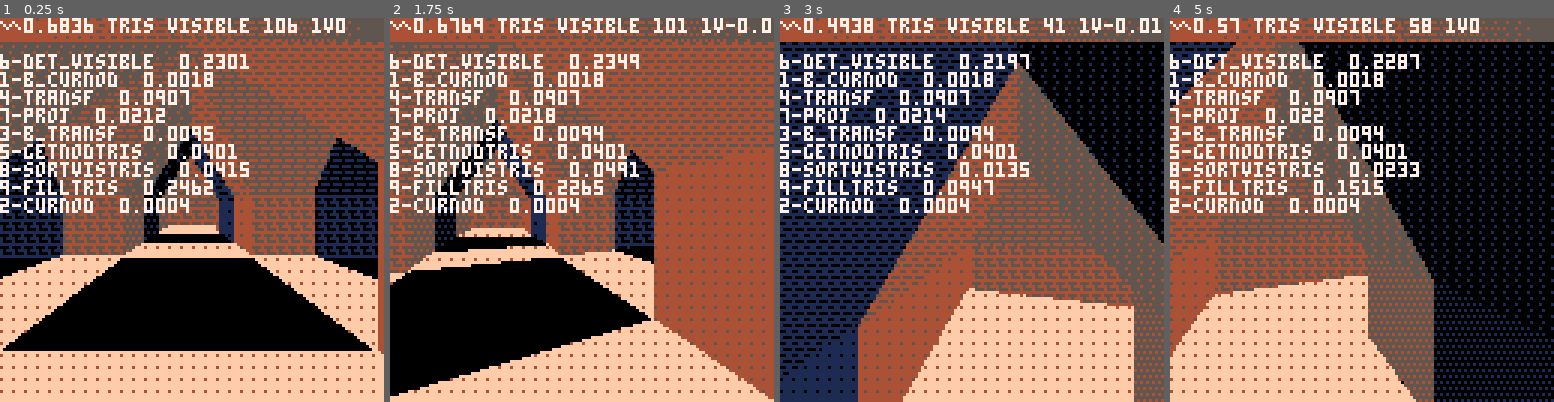
Above: before the commit, frames 1-4 (left to right).
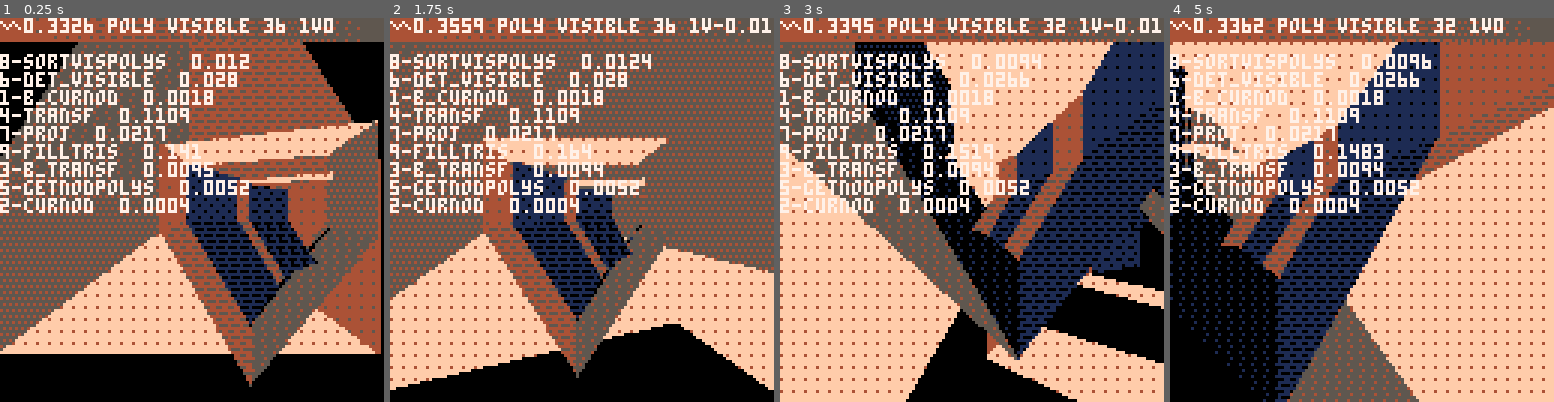
Above: after the commit, the same moments.

Repository: yourykiki/pico8
Game: PICO-8 cartridge temple.p8
The game is run twice, just before and just after one commit, with the same random seed, the same clock (stepped at 60 frames per second) and the same inputs.
Inputs:
- Up to frame 1 (0.25 s): no input
- Up to frame 2 (1.75 s): hold Right from 1.6 s (still down)
- Up to frame 3 (3 s): release Right at 2.1 s; hold Up 2.15-2.42 s; hold Right from 2.47 s (still down)
- Up to frame 4 (5 s): release Right at 3.03 s; hold Left 3.08-3.58 s; hold Down 3.63-3.97 s; hold Right 4.02-4.68 s; hold Up from 4.73 s (still down)

The runs differ from the first frame. In frame 1, 69% of the frame differs, in the area x 0-100%, y 0-100%; in frame 2, 67%; in frame 3, 78%; in frame 4, 86%.

Commit message:
convert tris definition to quad, broke t_clip function

Diff:
--- a/temple.p8
+++ b/temple.p8
@@ -118,13 +118,13 @@
   end
  }
 end
-function init_norm(_vrtx,_tris)
+function init_norm(_vrtx,_poly)
  local norms={}
- for i=1,#_tris,4 do
+ for poly in all(_poly) do
   local v1,v2,v3=
-   v_clone(_vrtx[_tris[i]]),
-   v_clone(_vrtx[_tris[i+1]]),
-   v_clone(_vrtx[_tris[i+2]])
+   v_clone(_vrtx[poly[1]]),
+   v_clone(_vrtx[poly[2]]),
+   v_clone(_vrtx[poly[3]])
 
   -- normal
   v_add(v2,v1,-1)
@@ -138,8 +138,8 @@
 function _init()
  cam=init_cam()
 -- nbvrt=#vrtx
--- init_ring()
- init_lvl()
+ init_ring()
+-- init_lvl()
 end
 
 function init_lvl()
@@ -209,26 +209,26 @@
  local da=m1:door_idx(d1)+m1.start_vrtx
  local db=m2:door_idx(d2)+m2.start_vrtx
  local mj=make_door_joint(da,db)
- return mj.tris
+ return mj.poly
 end
 --
 function init_ring()
  local pos={0,0,0}
- local a=0.05
- for i=0,19 do
+ local a,nb=0.05,20 --20
+ for i=0,nb-1 do
   local m=make_cor(pos,a*i)
-  local _tris=add_model(m)
+  local _polys=add_model(m)
 
   d={sin(a*i)*24,0,cos(a*i)*24}
   v_add(pos,d)
   if i>0 then
    local mj=make_cor_joint()
-   add_all(_tris,mj.tris)
-  end
-  add(nodes,make_node(i+1,_tris))
- end
- for i=1,20 do
-  local j=(i%20+1)
+   add_all(_polys,mj.polys)
+  end
+  add(nodes,make_node(i+1,_polys))
+ end
+ for i=1,nb do
+  local j=(i%nb+1)
   link_nodes(i,j)
  end
 end
@@ -239,15 +239,15 @@
  for k,v in pairs(mdl.vrtx) do
 	 vrtx[k+max_vrtx]=v
  end
- local mtris=mdl.tris
- for i=1,#mtris,4 do
-  mtris[i]=mtris[i]+max_vrtx
-  mtris[i+1]=mtris[i+1]+max_vrtx
-  mtris[i+2]=mtris[i+2]+max_vrtx
-  mtris[i+3]=mtris[i+3]
+ local mpolys=mdl.polys
+ for poly in all(mpolys) do
+  poly[1]=poly[1]+max_vrtx
+  poly[2]=poly[2]+max_vrtx
+  poly[3]=poly[3]+max_vrtx
+  poly[4]=poly[4]+max_vrtx
  end
  max_vrtx=#vrtx
- return mtris
+ return mpolys
 end
 
 function _update()
@@ -307,37 +307,40 @@
 
  -- testing visibles
  nb_clip=0
- local vistris,nodtris=
-  {},getnodtris(curnod)
- cpu["5-getnodtris"]=curcpu()
---print(#nodtris.tris,32,96)
- local _tris,_norms=
-  nodtris.tris,nodtris.norms
- for i=1,#_tris,4 do
-  local idx=(i-1)/4+1
-  local norm=_norms[idx]
-  local vp=v_clone(v_wrld[_tris[i]])
+ local vispolys,nodpolys=
+  {},getnodpolys(curnod)
+ cpu["5-getnodpolys"]=curcpu()
+--print(#nodpolys.poly,32,96)
+ local _polys,_norms=
+  nodpolys.polys,nodpolys.norms
+ print("#_polys"..#_polys)
+ for i=1,#_polys do --todo pairs
+  local norm,poly=_norms[i],_polys[i]
+  local vp=v_clone(v_wrld[poly[1]])
   v_add(vp,cam.pos,-1)
 
   if v_dot(norm,vp)<0 then
    -- clipping
-   local triidx={
-    _tris[i],
-    _tris[i+1],
-    _tris[i+2],
-    _tris[i+3],--col
-    idx}--idx normal
-
-   local tclips=t_clip({0,0,1},
-    {0,0,1},v_view,triidx)
+   local polyidx={
+    poly[1],
+    poly[2],
+    poly[3],
+    poly[4],
+    poly[5],--col
+    i}--idx normal
+
+   local tclips={polyidx}
+--todo    t_clip({0,0,1},
+--    {0,0,1},v_view,polyidx)
    for t in all(tclips) do
     -- add clipped triangle
     local z=(v_view[t[1]][3]
      +v_view[t[2]][3]
-     +v_view[t[3]][3])/3
-    add(vistris,{
+     +v_view[t[3]][3]
+     +v_view[t[4]][3])/4
+    add(vispolys,{
      key=z,
-     tri=t
+     poly=t
     })
    end
   end
@@ -348,23 +351,24 @@
  local proj=cam:proj(v_view)
  cpu["7-proj"]=curcpu()
 
- -- sorting visible tris
- shellsort(vistris)
- cpu["8-sortvistris"]=curcpu()
+ -- sorting visible poly
+ shellsort(vispolys)
+ cpu["8-sortvispolys"]=curcpu()
 
  --light
  local lgt={1,-1,0}
  v_normz(lgt)
 
- -- drawing visible tris
- for j=#vistris,1,-1 do
-  local itri=vistris[j].tri
-  local v1,v2,v3,c,idx=
-	  proj[itri[1]],
-	  proj[itri[2]],
-	  proj[itri[3]],
-	  itri[4],
-	  itri[5]
+ -- drawing visible poly
+ for j=#vispolys,1,-1 do
+  local ipoly=vispolys[j].poly
+  local v1,v2,v3,v4,c,idx=
+	  proj[ipoly[1]],
+	  proj[ipoly[2]],
+	  proj[ipoly[3]],
+	  proj[ipoly[4]],
+	  ipoly[5],
+	  ipoly[6]
 --local w1,w2,w3=
 --v_view[itri[1]],
 --v_view[itri[2]],
@@ -375,6 +379,7 @@
   ptn=flr(ptn*8+8)
   fillp(dith2[flr(ptn)])
   tri(v1[1],v1[2],v2[1],v2[2],v3[1],v3[2],c)
+  tri(v1[1],v1[2],v3[1],v3[2],v4[1],v4[2],c)
 --
 --fillp()
 --line(64+w1[1],128-w1[3],64+w2[1],128-w2[3],8)
@@ -405,10 +410,11 @@
  fillp()
 
  print("∧"..stat(1)..
-   " tris visible "
-   ..#vistris.." "..curnod.id
+   " poly visible "
+   ..#vispolys.." "..curnod.id
    .."v"..cam.avel
    ,0,0,7)
+--print("nodes "..#nodes.polys)
  print""
  for k,v in pairs(cpu) do
   print(k.."  "..v)
@@ -713,12 +719,12 @@
   {8,0,8},{8,8,8},
   {0,20,8},{-8,8,8},{-8,0,8},
  }
- local ltris={
-  1,2,10,col1, 2,9,10,col1,
-  3,9,2,col1, 3,8,9,col1,
-  3,4,7,col1, 3,7,8,col1,
-  4,5,6,col1, 4,6,7,col1,
-  1,10,5,col2, 10,6,5,col2
+ local lpolys={
+  {1,2,9,10,col1},
+  {2,3,8,9,col1},
+  {3,4,7,8,col1},
+  {4,5,6,7,col1},
+  {1,10,6,5,col2},
  }
 
  transform(lvrtx,
@@ -726,7 +732,7 @@
 
  return {
   vrtx=lvrtx,
-  tris=ltris,
+  polys=lpolys,
   door_idx=function(self,i)
    if (i==2) return 6
    return 1
@@ -745,7 +751,7 @@
  local b3=b2+1
  local b4=b3+1
  local b5=b4+1
- local ltris={
+ local lpoly={
   a5,b2,b1,col0, a4,b2,a5,col0,
   a4,b3,b2,col0, a3,b3,a4,col0,
   a3,b4,b3,col0, a2,b4,a3,col0,
@@ -753,7 +759,7 @@
  }
  return {
   vrtx={},
-  tris=ltris
+  poly=lpoly
  }
 end
 
@@ -769,15 +775,15 @@
  local b4=b3+1
  local b5=b4+1
 
- local ltris={
-  a5,b2,b1,col0, a4,b2,a5,col0,
-  a4,b3,b2,col0, a3,b3,a4,col0,
-  a3,b4,b3,col0, a2,b4,a3,col0,
-  a2,b5,b4,col0, a1,b5,a2,col0,
+ local lpolys={
+  {a5,a4,b2,b1,col0},
+  {a4,a3,b3,b2,col0},
+  {a3,a2,b4,b3,col0},
+  {a2,a1,b5,b4,col0},
  }
  return {
   vrtx={},
-  tris=ltris
+  polys=lpolys
  }
 end
 
@@ -938,16 +944,16 @@
  lastcpu=cpu
  return res
 end
-function make_node(a,_tris)
- local vstart=vrtx[_tris[1]]
+function make_node(a,_polys)
+ local vstart=vrtx[_polys[1][1]]
  -- init x z with first vrtx
  local minx,minz,maxx,maxz=
    vstart[1],vstart[3],
    vstart[1],vstart[3]
- for i=1,#_tris,4 do
-  local idx=(i-1)%4
-  if idx>=0 and idx<3 then
-   local v=vrtx[_tris[i]]
+ for poly in all(_polys) do
+  --for each vrtx,last is color
+  for i=1,#poly-1 do
+   local v=vrtx[poly[i]]
    minx=min(minx,v[1])
    minz=min(minz,v[3])
    maxx=max(maxx,v[1])
@@ -958,8 +964,8 @@
  return {
   id=a,
   conn={},
-  tris=_tris,
-  norms=init_norm(vrtx,_tris),
+  polys=_polys,
+  norms=init_norm(vrtx,_polys),
   minx=minx,
   minz=minz,
   maxx=maxx,
@@ -983,40 +989,40 @@
  add(conn_b,nodea)
 end
 
-function getnodtris(nod)
- local _tris,_norms,_w={},{},{}
- add_all(_tris,nod.tris)
+function getnodpolys(nod)
+ local _polys,_norms,_w={},{},{}
+ add_all(_polys,nod.polys)
  add_all(_norms,nod.norms)
  _w[nod.id]=true
 -- print("adding"..nod.id)
--- print("chld.tris"..#nod.tris)
+-- print("chld.polys"..#nod.polys)
 
  -- take 2 nodes deep
- addchildnodtris(
-  1,nod,_tris,_norms,_w)
+ addchildnodpolys(
+  2,nod,_polys,_norms,_w)
 
 --print(#_w,32,96)
---print(#_tris,96)
+--print(#_polys,96)
 -- for k,v in pairs(_w) do
 --  print(k..""..tostr(v))
 -- end
  return {
-  tris=_tris,
+  polys=_polys,
   norms=_norms
  }
 end
 
-function addchildnodtris(
- lvl,nod,_tris,_norms,_w)
+function addchildnodpolys(
+ lvl,nod,_polys,_norms,_w)
  lvl-=1
  for chld in all(nod.conn) do
   if lvl>=0 then
-   addchildnodtris(lvl,chld,_tris,_norms,_w)
+   addchildnodpolys(lvl,chld,_polys,_norms,_w)
    if not _w[chld.id] then
-    print("adding"..chld.id)
-    print("chld.tris"..#chld.tris)
+--    print("adding"..chld.id)
+--    print("chld.poly"..#chld.poly)
     _w[chld.id]=true
-    add_all(_tris,chld.tris)
+    add_all(_polys,chld.polys)
     add_all(_norms,chld.norms)
    end
   end
